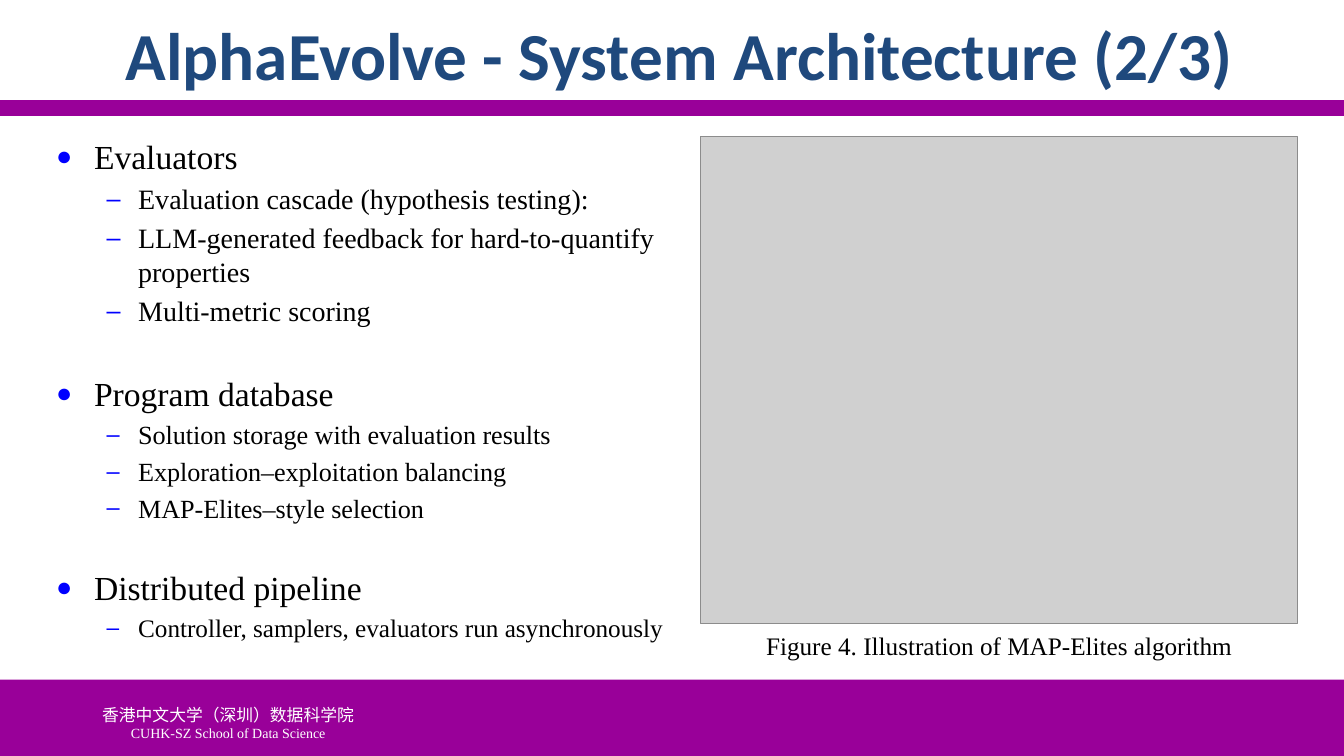
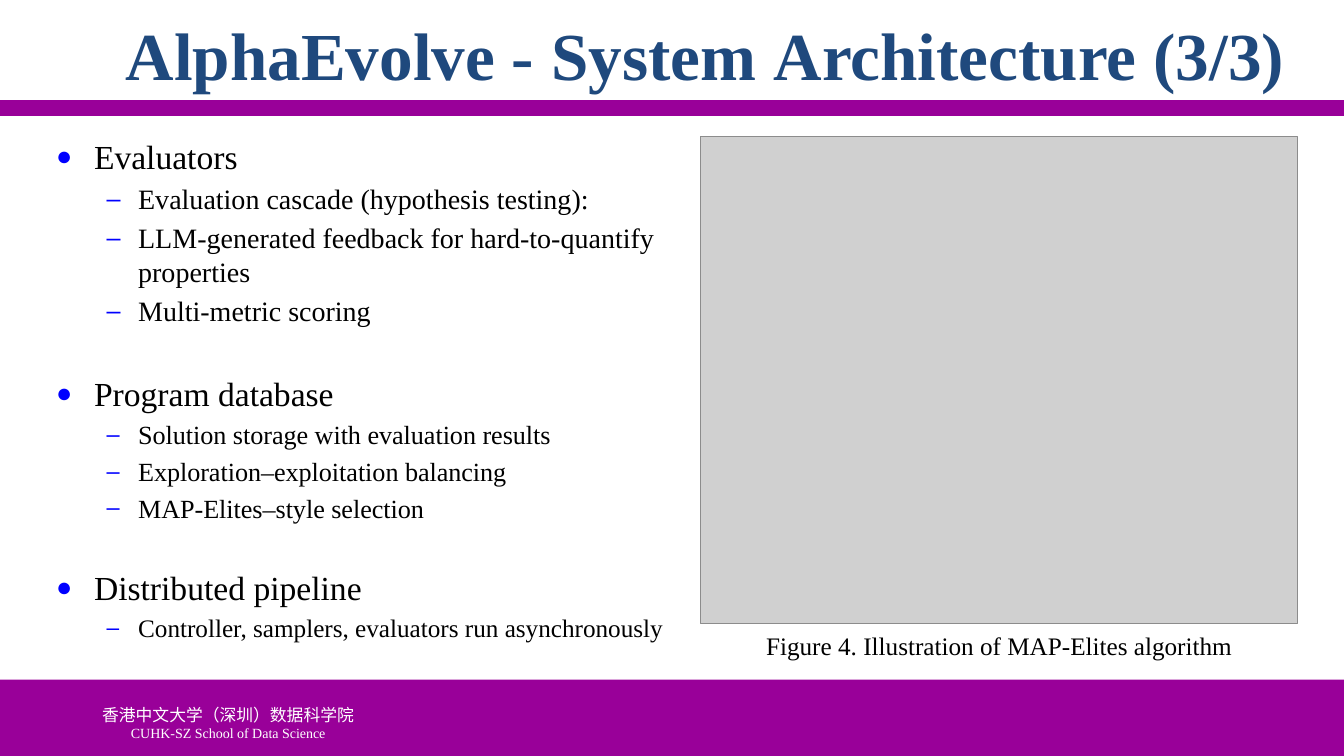
Before and after one commit to ychung1103/ychung1103.github.io, a slide deck: slide 8 of Slides/CSC6032/PPT/0421-刘效源-120040051.pptx. Drawn at 1344x756 pixels with LibreOffice and Linux fonts; fonts in the diff are those of the drawing; grey boxes stand for pictures; background and template pictures are left out. Boxes give left, top, right and bottom in pixels: in the first picture for what was removed or moved away, otherwise in the second. Text is boxed around its words. In the diff, an @@ line names an element or a change of style, - is before the commit and + after.

```diff
--- a/Slides/CSC6032/PPT/0421-刘效源-120040051.pptx
+++ b/Slides/CSC6032/PPT/0421-刘效源-120040051.pptx
@@ title at [126,33,1285,93]: text changed; font Calibri to Times New Roman @@
-AlphaEvolve - System Architecture (2/3)
+AlphaEvolve - System Architecture (3/3)
```
Also in this commit, not shown: 24 other slides changed, 2 other files.
